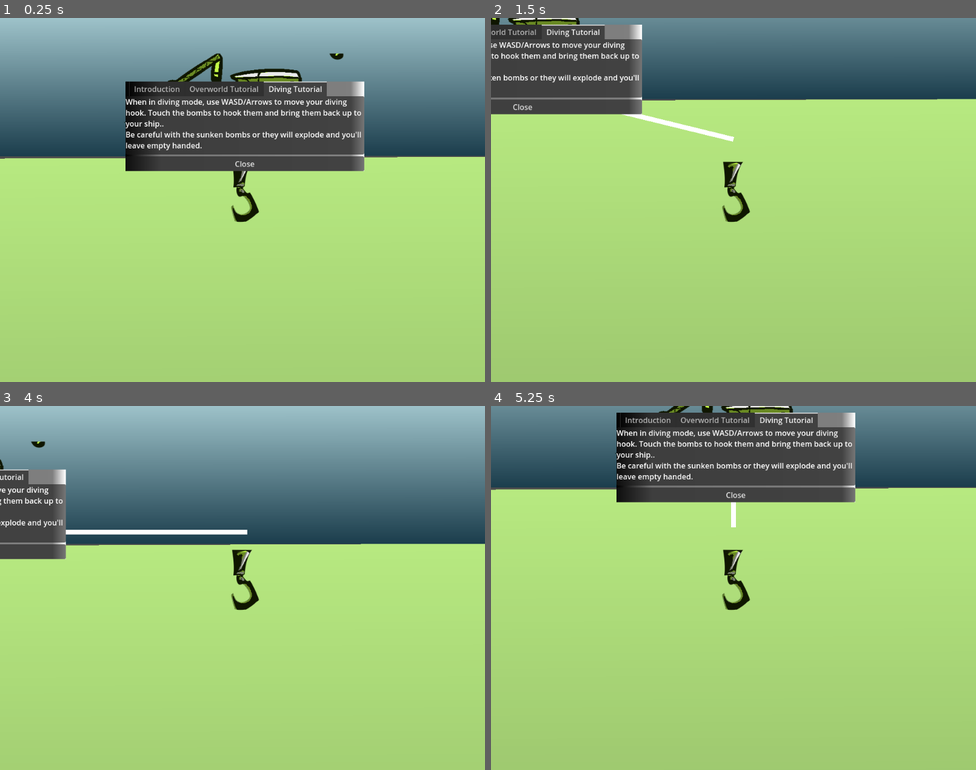
Above: before the commit, frames 1-4 (two rows, left to right).
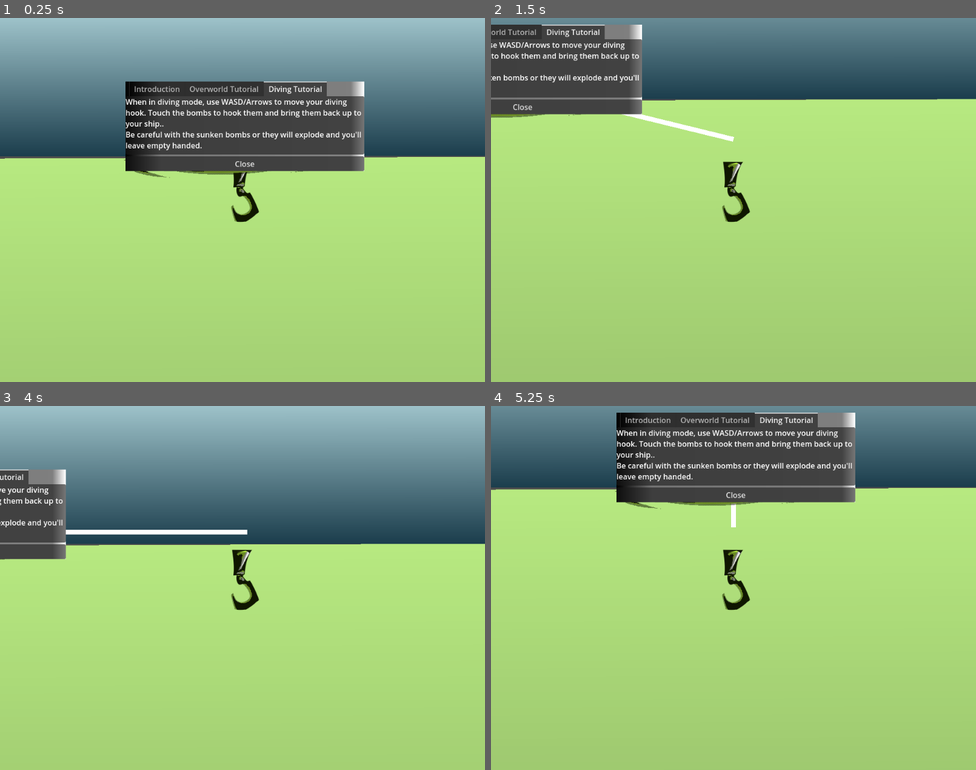
Above: after the commit, the same moments.

Repository: malceore/LD57
Game: Godot game, scene res://scenes/dive_game/dive_missions/dive_mission_2.tscn
Same seed, same stepped clock (60 frames per second), same inputs: the game is played once before the commit and once after it. This scene is started directly instead of the project's main scene.
Inputs:
- Up to frame 1 (0.25 s): no input
- Up to frame 2 (1.5 s): tap Enter at 0.5 s; hold Right (right) 0.53-1.28 s; tap E (dive) at 0.6, 1.35 s; hold S (down) from 1.28 s (still down)
- Up to frame 3 (4 s): release S (down) at 2.03 s; hold Right (right) 2.03-2.78 s; tap Space (sonar) at 2.1 s; tap E (dive) at 2.3, 2.85, 3.6 s; hold W (up) 2.78-3.53 s; hold Left (left) from 3.53 s (still down)
- Up to frame 4 (5.25 s): tap Space (sonar) at 4.35 s; tap E (dive) at 4.55, 5.1 s; release Left (left) at 5.03 s; hold S (down) from 5.03 s (still down)

The runs differ from the first frame. In frame 1, 1.1% of the frame differs, in the area x 25-71%, y 9-44%; in frame 2, 0.4%; in frame 3, less than 0.1%; in frame 4, 0.6%.

Commit message:
fixing diving missions because they weren't hooked up to the ship returns, ship returns were off center.

Diff:
--- a/scenes/dive_game/dive_missions/dive_mission_1.tscn
+++ b/scenes/dive_game/dive_missions/dive_mission_1.tscn
@@ -28,6 +28,8 @@
 normal = Vector2(0, 1)
 distance = -203.0
 
+[sub_resource type="WorldBoundaryShape2D" id="WorldBoundaryShape2D_pds37"]
+
 [node name="dive_mission_1" type="Node2D"]
 
 [node name="Background" type="Node2D" parent="."]
@@ -53,13 +55,14 @@
 scale = Vector2(12.5545, 7.1265)
 
 [node name="boat" type="Polygon2D" parent="Background"]
+visible = false
 position = Vector2(-6, -177)
 color = Color(0.105435, 0.206834, 0.20296, 1)
 polygon = PackedVector2Array(-123, -78, -36, -78, -36, -149, 21, -151, 21, -84, 146, -84, 122, -43, 97, -34, -96, -34, -110, -43)
 
 [node name="bomb" parent="." node_paths=PackedStringArray("ship_return") instance=ExtResource("2_sjkat")]
 position = Vector2(38, 3081)
-ship_return = NodePath("")
+ship_return = NodePath("../ShipReturn")
 
 [node name="hook" parent="." instance=ExtResource("3_uvjaw")]
 position = Vector2(0, -118)
@@ -78,10 +81,15 @@
 [node name="CollisionShape2D3" type="CollisionShape2D" parent="WorldBoundry"]
 shape = SubResource("WorldBoundaryShape2D_sf3y7")
 
+[node name="CollisionShape2D4" type="CollisionShape2D" parent="WorldBoundry"]
+position = Vector2(-1, 3382)
+shape = SubResource("WorldBoundaryShape2D_pds37")
+
 [node name="ShipReturn" parent="." instance=ExtResource("4_agwwm")]
-position = Vector2(1, -220)
+position = Vector2(1, -140)
 
 [node name="Popup" parent="." instance=ExtResource("5_4o066")]
+visible = false
 offset_left = -247.0
 offset_top = -368.0
 offset_right = 257.0
--- a/scenes/dive_game/dive_missions/dive_mission_2.tscn
+++ b/scenes/dive_game/dive_missions/dive_mission_2.tscn
@@ -29,6 +29,8 @@
 [sub_resource type="WorldBoundaryShape2D" id="WorldBoundaryShape2D_sf3y7"]
 normal = Vector2(0, 1)
 distance = -203.0
+
+[sub_resource type="WorldBoundaryShape2D" id="WorldBoundaryShape2D_wqd3b"]
 
 [sub_resource type="Curve2D" id="Curve2D_7bpa7"]
 _data = {
@@ -86,7 +88,7 @@
 
 [node name="bomb" parent="." node_paths=PackedStringArray("ship_return") instance=ExtResource("2_2bq37")]
 position = Vector2(38, 3081)
-ship_return = NodePath("")
+ship_return = NodePath("../ShipReturn")
 
 [node name="hook" parent="." instance=ExtResource("3_m5l0x")]
 position = Vector2(0, -118)
@@ -105,6 +107,10 @@
 [node name="CollisionShape2D3" type="CollisionShape2D" parent="WorldBoundry"]
 shape = SubResource("WorldBoundaryShape2D_sf3y7")
 
+[node name="CollisionShape2D4" type="CollisionShape2D" parent="WorldBoundry"]
+position = Vector2(-1, 3382)
+shape = SubResource("WorldBoundaryShape2D_wqd3b")
+
 [node name="fish_spawner" parent="." node_paths=PackedStringArray("spawn_points") instance=ExtResource("4_k8uvd")]
 position = Vector2(-1055, 36)
 fish_scene = ExtResource("5_6gbml")
@@ -114,7 +120,7 @@
 curve = SubResource("Curve2D_7bpa7")
 
 [node name="ShipReturn" parent="." instance=ExtResource("6_qxwys")]
-position = Vector2(1, -220)
+position = Vector2(1, -140)
 
 [node name="Popup" parent="." instance=ExtResource("7_huk76")]
 offset_left = -247.0
--- a/scenes/dive_game/dive_missions/dive_mission_3.tscn
+++ b/scenes/dive_game/dive_missions/dive_mission_3.tscn
@@ -29,6 +29,8 @@
 [sub_resource type="WorldBoundaryShape2D" id="WorldBoundaryShape2D_sf3y7"]
 normal = Vector2(0, 1)
 distance = -203.0
+
+[sub_resource type="WorldBoundaryShape2D" id="WorldBoundaryShape2D_0j1k3"]
 
 [sub_resource type="Curve2D" id="Curve2D_7bpa7"]
 _data = {
@@ -77,7 +79,7 @@
 
 [node name="bomb" parent="." node_paths=PackedStringArray("ship_return") instance=ExtResource("2_i3vag")]
 position = Vector2(38, 3081)
-ship_return = NodePath("")
+ship_return = NodePath("../ShipReturn")
 
 [node name="hook" parent="." instance=ExtResource("3_wrd57")]
 position = Vector2(0, -118)
@@ -96,6 +98,10 @@
 [node name="CollisionShape2D3" type="CollisionShape2D" parent="WorldBoundry"]
 shape = SubResource("WorldBoundaryShape2D_sf3y7")
 
+[node name="CollisionShape2D4" type="CollisionShape2D" parent="WorldBoundry"]
+position = Vector2(-1, 3705)
+shape = SubResource("WorldBoundaryShape2D_0j1k3")
+
 [node name="fish_spawner" parent="." node_paths=PackedStringArray("spawn_points") instance=ExtResource("4_ibnnd")]
 position = Vector2(-1055, 36)
 fish_scene = ExtResource("5_jako3")
@@ -105,7 +111,7 @@
 curve = SubResource("Curve2D_7bpa7")
 
 [node name="ShipReturn" parent="." instance=ExtResource("6_w4yng")]
-position = Vector2(1, -220)
+position = Vector2(1, -140)
 
 [node name="Popup" parent="." instance=ExtResource("7_yotn0")]
 offset_left = -247.0
--- a/scenes/dive_game/dive_missions/dive_mission_4.tscn
+++ b/scenes/dive_game/dive_missions/dive_mission_4.tscn
@@ -28,6 +28,8 @@
 [sub_resource type="WorldBoundaryShape2D" id="WorldBoundaryShape2D_db06m"]
 normal = Vector2(0, 1)
 distance = -203.0
+
+[sub_resource type="WorldBoundaryShape2D" id="WorldBoundaryShape2D_3kxwy"]
 
 [sub_resource type="Curve2D" id="Curve2D_41tt7"]
 _data = {
@@ -83,7 +85,7 @@
 
 [node name="bomb" parent="." node_paths=PackedStringArray("ship_return") instance=ExtResource("1_3kxwy")]
 position = Vector2(38, 3081)
-ship_return = NodePath("")
+ship_return = NodePath("../ShipReturn")
 
 [node name="hook" parent="." instance=ExtResource("2_xoauu")]
 position = Vector2(0, -118)
@@ -102,6 +104,10 @@
 [node name="CollisionShape2D3" type="CollisionShape2D" parent="WorldBoundry"]
 shape = SubResource("WorldBoundaryShape2D_db06m")
 
+[node name="CollisionShape2D4" type="CollisionShape2D" parent="WorldBoundry"]
+position = Vector2(-1, 3746)
+shape = SubResource("WorldBoundaryShape2D_3kxwy")
+
 [node name="fish_spawner" parent="." node_paths=PackedStringArray("spawn_points") instance=ExtResource("3_spcpt")]
 position = Vector2(-1055, 36)
 spawn_rate = 2.0
@@ -112,7 +118,7 @@
 curve = SubResource("Curve2D_41tt7")
 
 [node name="ShipReturn" parent="." instance=ExtResource("5_nk75p")]
-position = Vector2(1, -220)
+position = Vector2(1, -140)
 
 [node name="Popup" parent="." instance=ExtResource("6_5prmk")]
 offset_left = -247.0
--- a/scenes/dive_game/dive_missions/dive_mission_5.tscn
+++ b/scenes/dive_game/dive_missions/dive_mission_5.tscn
@@ -29,6 +29,8 @@
 [sub_resource type="WorldBoundaryShape2D" id="WorldBoundaryShape2D_baw61"]
 normal = Vector2(0, 1)
 distance = -203.0
+
+[sub_resource type="WorldBoundaryShape2D" id="WorldBoundaryShape2D_lxnx8"]
 
 [sub_resource type="Curve2D" id="Curve2D_pwbw6"]
 _data = {
@@ -77,7 +79,7 @@
 
 [node name="bomb" parent="." node_paths=PackedStringArray("ship_return") instance=ExtResource("2_v0efu")]
 position = Vector2(38, 3081)
-ship_return = NodePath("")
+ship_return = NodePath("../ShipReturn")
 
 [node name="hook" parent="." instance=ExtResource("3_xruow")]
 position = Vector2(0, -118)
@@ -96,6 +98,10 @@
 [node name="CollisionShape2D3" type="CollisionShape2D" parent="WorldBoundry"]
 shape = SubResource("WorldBoundaryShape2D_baw61")
 
+[node name="CollisionShape2D4" type="CollisionShape2D" parent="WorldBoundry"]
+position = Vector2(-1, 3382)
+shape = SubResource("WorldBoundaryShape2D_lxnx8")
+
 [node name="fish_spawner" parent="." node_paths=PackedStringArray("spawn_points") instance=ExtResource("4_ymccl")]
 position = Vector2(-1055, 36)
 fish_scene = ExtResource("5_mj4u4")
@@ -105,7 +111,7 @@
 curve = SubResource("Curve2D_pwbw6")
 
 [node name="ShipReturn" parent="." instance=ExtResource("6_1vxcx")]
-position = Vector2(1, -220)
+position = Vector2(1, -140)
 
 [node name="Popup" parent="." instance=ExtResource("7_0k646")]
 offset_left = -247.0
--- a/scenes/dive_game/dive_missions/dive_mission_6.tscn
+++ b/scenes/dive_game/dive_missions/dive_mission_6.tscn
@@ -29,6 +29,8 @@
 [sub_resource type="WorldBoundaryShape2D" id="WorldBoundaryShape2D_6kyrc"]
 normal = Vector2(0, 1)
 distance = -203.0
+
+[sub_resource type="WorldBoundaryShape2D" id="WorldBoundaryShape2D_g5216"]
 
 [sub_resource type="Curve2D" id="Curve2D_kqn0k"]
 _data = {
@@ -78,7 +80,7 @@
 
 [node name="bomb" parent="." node_paths=PackedStringArray("ship_return") instance=ExtResource("2_rp7iy")]
 position = Vector2(38, 3081)
-ship_return = NodePath("")
+ship_return = NodePath("../ShipReturn")
 
 [node name="hook" parent="." instance=ExtResource("3_kjvbd")]
 position = Vector2(0, -118)
@@ -97,6 +99,10 @@
 [node name="CollisionShape2D3" type="CollisionShape2D" parent="WorldBoundry"]
 shape = SubResource("WorldBoundaryShape2D_6kyrc")
 
+[node name="CollisionShape2D4" type="CollisionShape2D" parent="WorldBoundry"]
+position = Vector2(-1, 3870)
+shape = SubResource("WorldBoundaryShape2D_g5216")
+
 [node name="fish_spawner" parent="." node_paths=PackedStringArray("spawn_points") instance=ExtResource("4_j0dbf")]
 position = Vector2(-1055, 36)
 spawn_rate = 0.25
@@ -107,7 +113,7 @@
 curve = SubResource("Curve2D_kqn0k")
 
 [node name="ShipReturn" parent="." instance=ExtResource("6_nf4nt")]
-position = Vector2(1, -220)
+position = Vector2(1, -140)
 
 [node name="Popup" parent="." instance=ExtResource("7_sb5ra")]
 offset_left = -247.0
Not shown: 1 places in scenes/dive_game/dive_missions/dive_mission_1.tscn that only renumber resources
Not shown: 1 places in scenes/dive_game/dive_missions/dive_mission_2.tscn that only renumber resources
Not shown: 1 places in scenes/dive_game/dive_missions/dive_mission_3.tscn that only renumber resources
Not shown: 1 places in scenes/dive_game/dive_missions/dive_mission_4.tscn that only renumber resources
Not shown: 1 places in scenes/dive_game/dive_missions/dive_mission_5.tscn that only renumber resources
Not shown: 1 places in scenes/dive_game/dive_missions/dive_mission_6.tscn that only renumber resources
